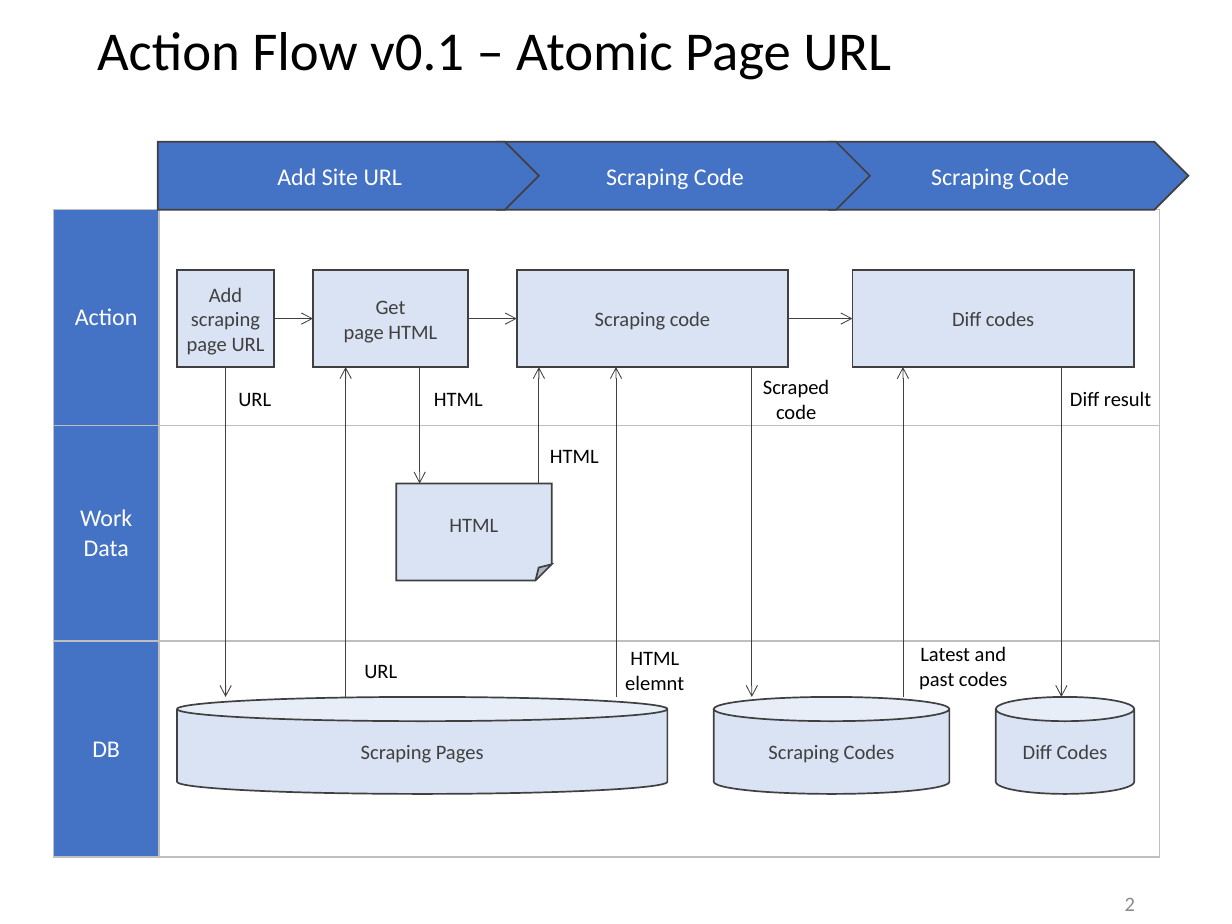
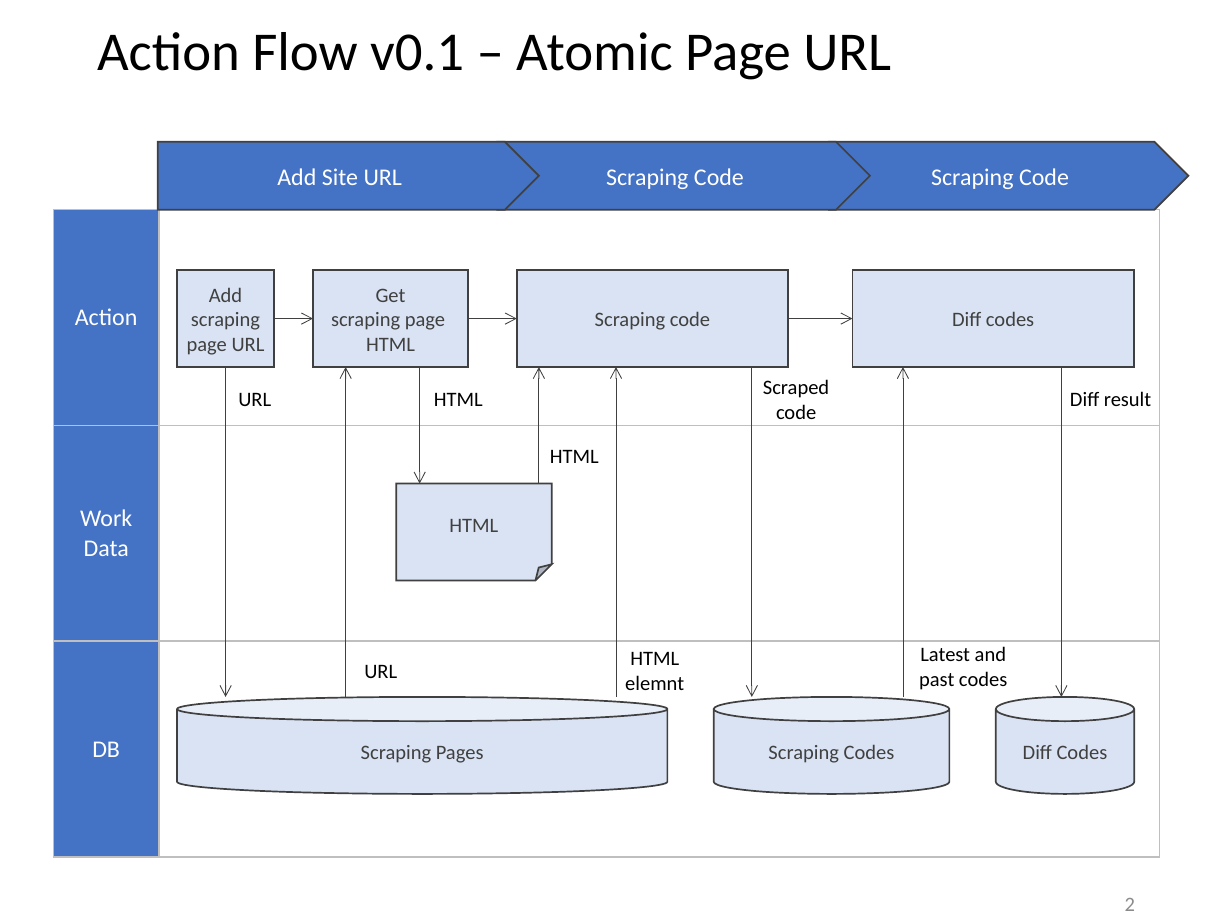
Before and after one commit to 256hax/ujull, a slide deck: slide 2 of line-markers/docs/requirements_definition.pptx. Drawn at 1232x924 pixels with LibreOffice and Linux fonts; fonts in the diff are those of the drawing. Boxes give left, top, right and bottom in pixels: in the first picture for what was removed or moved away, otherwise in the second. Text is boxed around its words. In the diff, an @@ line names an element or a change of style, - is before the commit and + after.

Commit message:
docs: typo

```diff
--- a/line-markers/docs/requirements_definition.pptx
+++ b/line-markers/docs/requirements_definition.pptx
@@ text in rectangle at [331,312,445,351]: text changed @@
-page HTML
+scraping page
+HTML
```
Also in this commit, not shown: 1 other slide changed.
